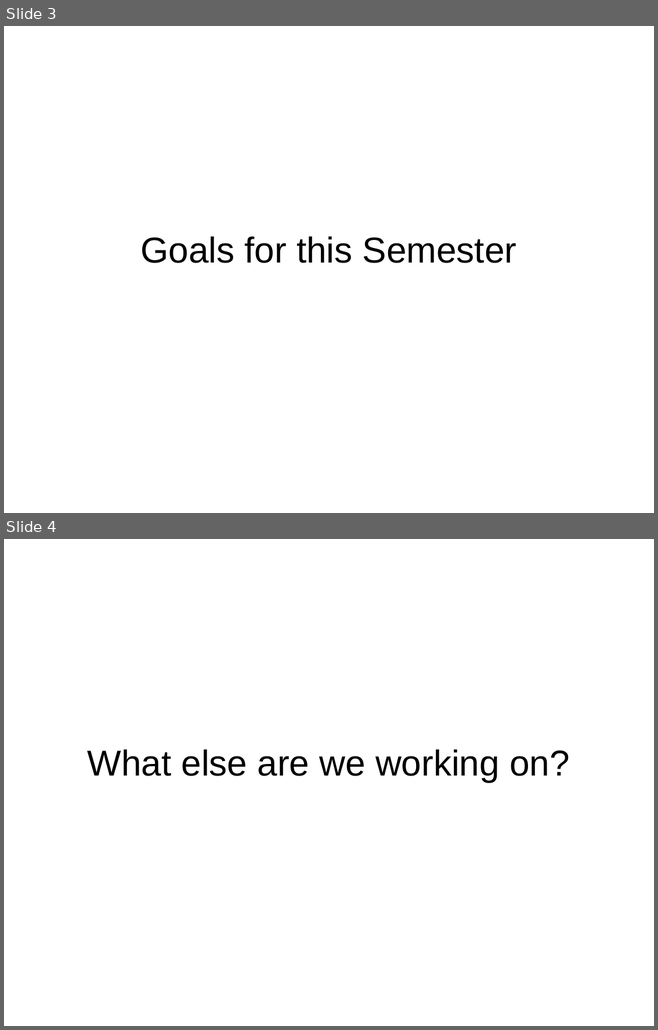
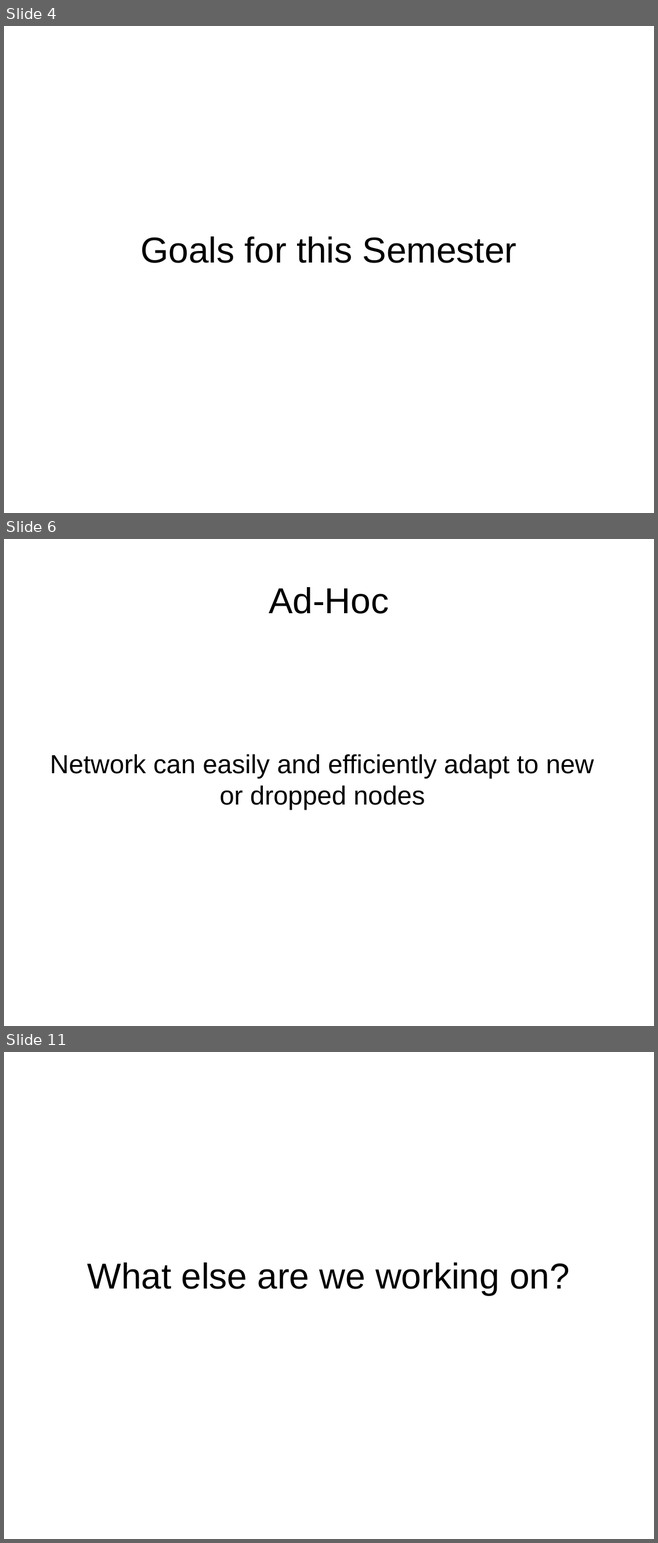
Before and after one commit to schnej7/Blue-Mesh, a slide deck: Presentations/RCOS_Presentation_2-5-2013.odp. Shown one above the other, each under a label of ours: slides 3 and 4 before the commit, slides 4, 6 and 11 after it; the slides between them are not shown. The pictures are 658x1030 and 658x1543 pixels, drawn with LibreOffice and Linux fonts; fonts in the diff are those of the drawing. Boxes give left, top, right and bottom in pixels: in the first picture for what was removed or moved away, otherwise in the second. Text is boxed around its words. In the diff, an @@ line names an element or a change of style, - is before the commit and + after.

```diff
--- a/Presentations/RCOS_Presentation_2-5-2013.odp
+++ b/Presentations/RCOS_Presentation_2-5-2013.odp
@@ slide 6 added at box(4, 539, 654, 1026), background #FFFFFF @@
@@ title added at box(268, 587, 389, 614), 44 pt, text #000000 @@
+Ad-Hoc
@@ subtitle added at box(50, 754, 594, 809), 32 pt, text #000000 @@
+Network can easily and efficiently adapt to new or dropped nodes
@@ what was slide 3 is now slide 4 @@
@@ what was slide 4 is now slide 11 @@
```
Also in this commit, not shown: 7 other slides added.
